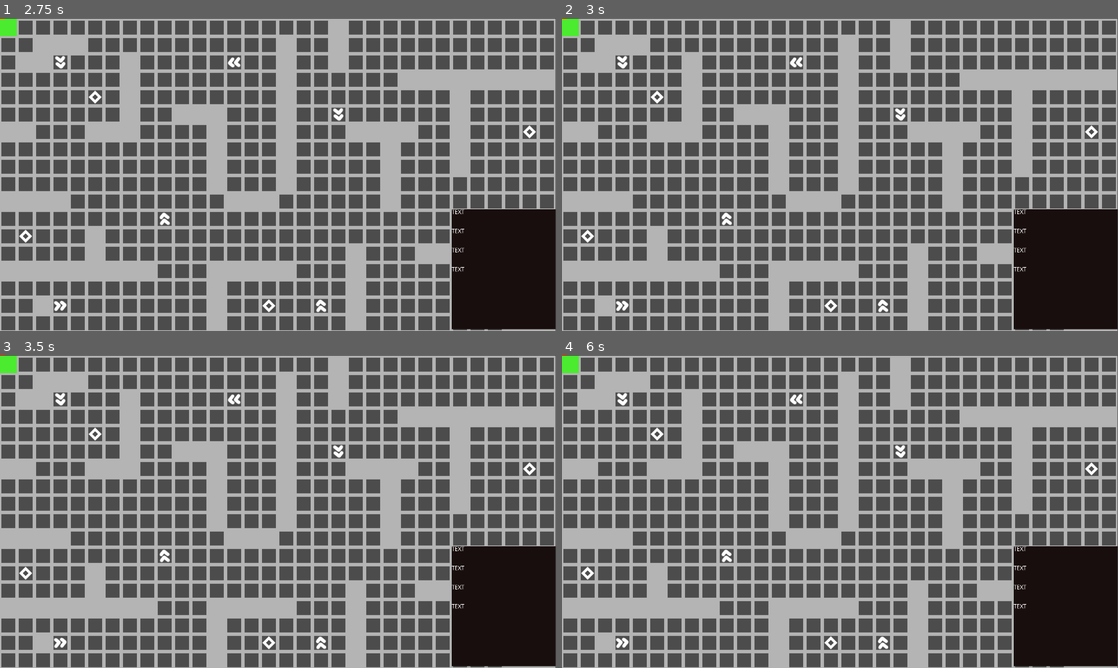
Above: before the commit, frames 1-4 (two rows, left to right).
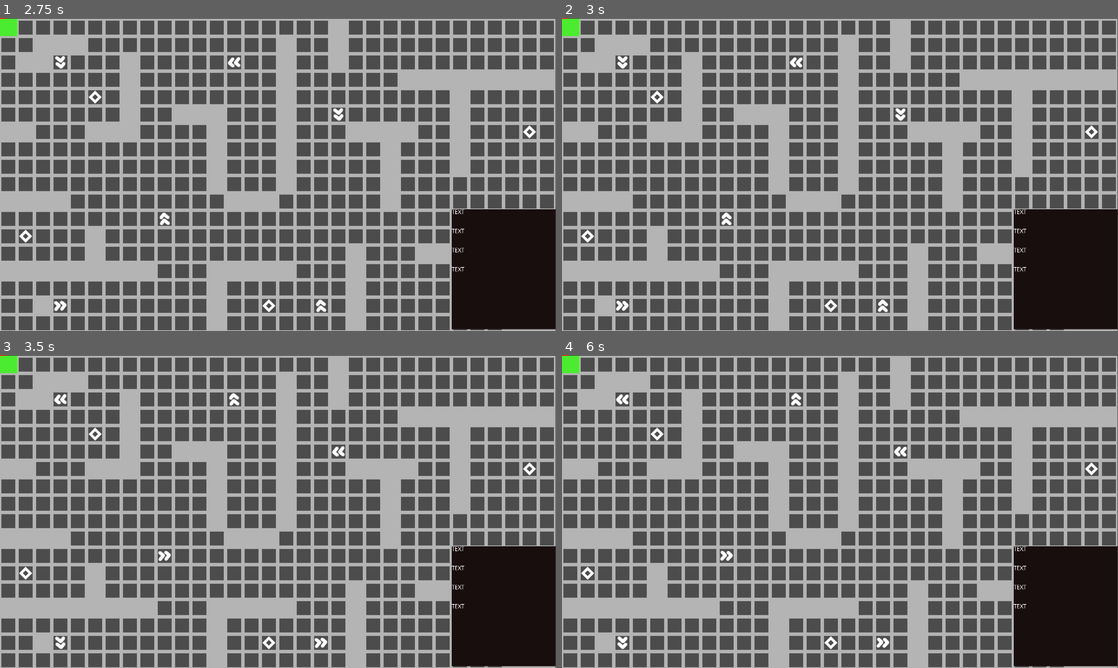
Above: after the commit, the same moments.

Repository: davesilva/ludum-dare-56
Game: Godot game, scene res://game/contexts/gameplay_context/gameplay_context.tscn
Same seed, same stepped clock (60 frames per second), same inputs: the game is played once before the commit and once after it. This scene is started directly instead of the project's main scene.
Inputs (mouse positions are in pixels of both pictures, inside the frame that each line leads up to):
- Up to frame 1 (2.75 s): tap Enter (ui_accept) at 0.5, 0.77, 1.25, 1.52, 2 s; move the mouse to (400, 158) at 0.52 s; hold D (standard_move_right) 0.53-1.28 s; hold = (test_overlay_add) 0.53-1.28 s; click (400, 158) at 0.67 s; move the mouse to (166, 190) at 1.27 s; hold F (juice_press_test_feedback) 1.28-2.03 s; tap - (test_overlay_dismiss) at 1.35 s; move the mouse to (333, 105) at 2.02 s; hold D (standard_move_right) from 2.03 s (still down); hold Backspace (test_overlay_dismiss_all) from 2.03 s (still down)
- Up to frame 2 (3 s): tap Enter (ui_accept) at 2.75 s; move the mouse to (812, 237) at 2.77 s; release D (standard_move_right) at 2.78 s; release Backspace (test_overlay_dismiss_all) at 2.78 s; hold W (standard_move_up) from 2.78 s (still down); tap = (test_overlay_add) at 2.85 s; click (812, 237) at 2.92 s
- Up to frame 3 (3.5 s): keep holding W (standard_move_up); tap Enter (ui_accept) at 3.02 s
- Up to frame 4 (6 s): move the mouse to (1006, 558) at 3.52 s; release W (standard_move_up) at 3.53 s; hold - (test_overlay_dismiss) 3.53-4.28 s; hold A (standard_move_left) 3.53-5.03 s; tap Enter (ui_accept) at 3.77, 4.25, 4.52, 5 s; move the mouse to (673, 464) at 4.27 s; tap Backspace (test_overlay_dismiss_all) at 4.35 s; move the mouse to (867, 511) at 5.02 s; hold F (juice_press_test_feedback) 5.03-5.78 s; hold = (test_overlay_add) 5.03-5.78 s; click (867, 511) at 5.17 s; move the mouse to (756, 433) at 5.77 s; hold D (standard_move_right) from 5.78 s (still down); tap - (test_overlay_dismiss) at 5.85 s

Frame 1 is identical in both runs. In frame 2, 0.1% of the frame differs, in the area x 9-62%, y 12-94%; in frame 3, 0.3%; in frame 4, 0.3%.

Commit message:
Pads rotate!

Diff:
--- a/game/items/speed_pad.gd
+++ b/game/items/speed_pad.gd
@@ -5,3 +5,11 @@
 	add_to_group(Game.groups.types.environment)
 	add_to_group(Game.groups.roots.player_character)
 	$hotbox.add_to_group(Game.groups.hotboxes.speed_pad)
+
+
+func _on_rotation_timer_timeout():
+	rotation_degrees += 90
+	rotation_degrees = fmod(rotation_degrees, 360.0)
+	$arrows.rotation_degrees = -90
+	var tween = create_tween()
+	tween.tween_property($arrows, "rotation_degrees", 0, 0.3)
--- a/game/items/speed_pad.tscn
+++ b/game/items/speed_pad.tscn
@@ -21,3 +21,9 @@
 
 [node name="collision_shape_2d" type="CollisionShape2D" parent="hotbox"]
 shape = SubResource( 1 )
+
+[node name="rotation_timer" type="Timer" parent="."]
+wait_time = 3.0
+autostart = true
+
+[connection signal="timeout" from="rotation_timer" to="." method="_on_rotation_timer_timeout"]
